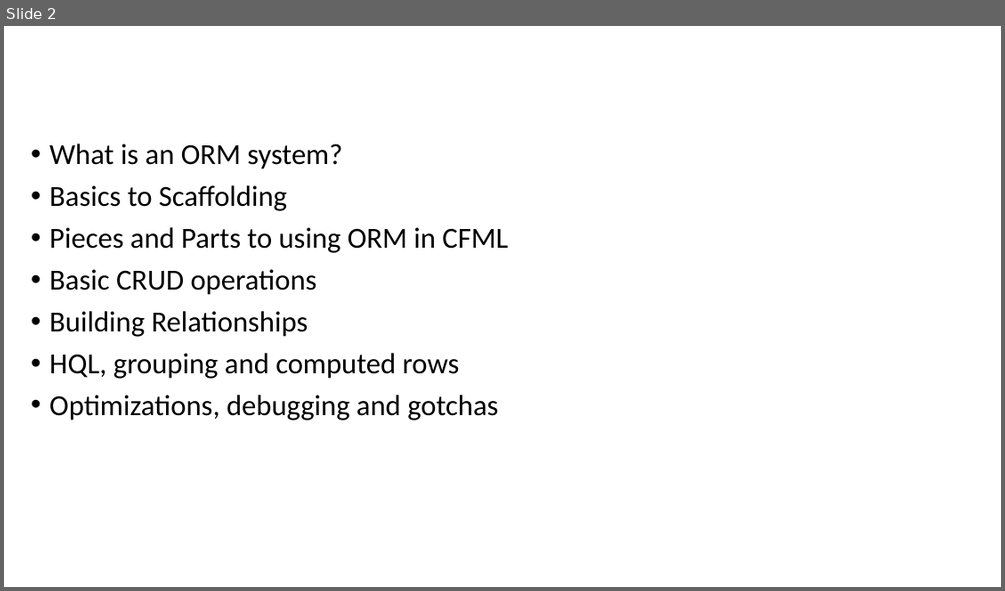
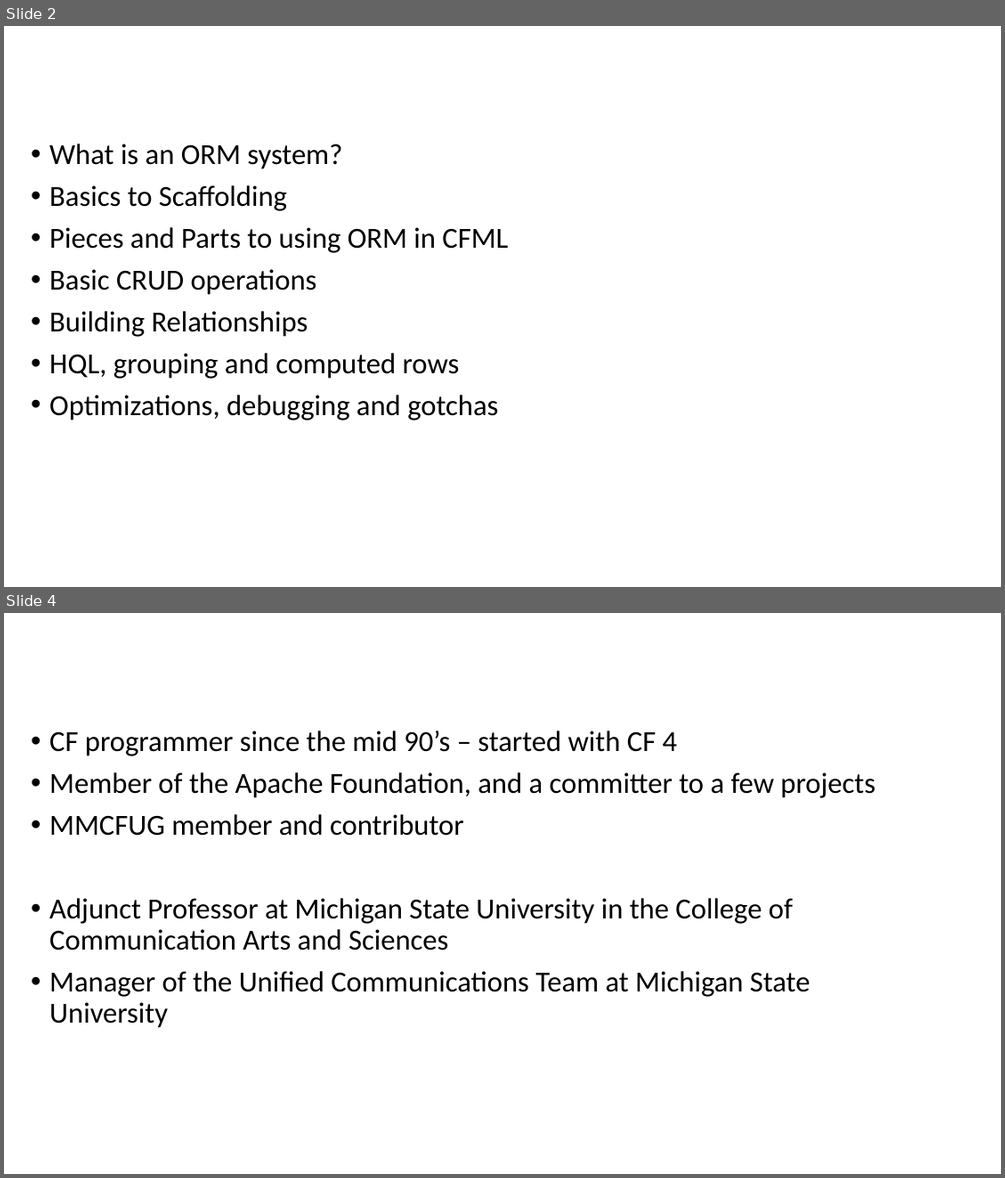
Before and after one commit to quetwo/orm-preso, a slide deck: Using ColdFusion ORM.pptx. Shown one above the other, each under a label of ours: slide 2 before the commit, slides 2 and 4 after it; the slides between them are not shown. The pictures are 1005x591 and 1005x1178 pixels, drawn with LibreOffice and Linux fonts; fonts in the diff are those of the drawing; background and template pictures are left out. Boxes give left, top, right and bottom in pixels: in the first picture for what was removed or moved away, otherwise in the second. Text is boxed around its words. In the diff, an @@ line names an element or a change of style, - is before the commit and + after.

```diff
--- a/Using ColdFusion ORM.pptx
+++ b/Using ColdFusion ORM.pptx
@@ slide 4 added at <box>4,613,1001,1174</box>, background picture (left out) @@
@@ title added at <box>4,613,887,692</box>, 44 pt, text #FFFFFF @@
+About Nick
@@ text added at <box>49,730,875,1028</box>, 28 pt, text #000000 @@
+• CF programmer since the mid 90’s – started with CF 4
+• Member of the Apache Foundation, and a committer to a few projects
+• MMCFUG member and contributor
+• Adjunct Professor at Michigan State University in the College of Communication Arts and Sciences
+• Manager of the Unified Communications Team at Michigan State University
```
Also in this commit, not shown: 1 slide changed, 5 other slides added, 11 other files.
